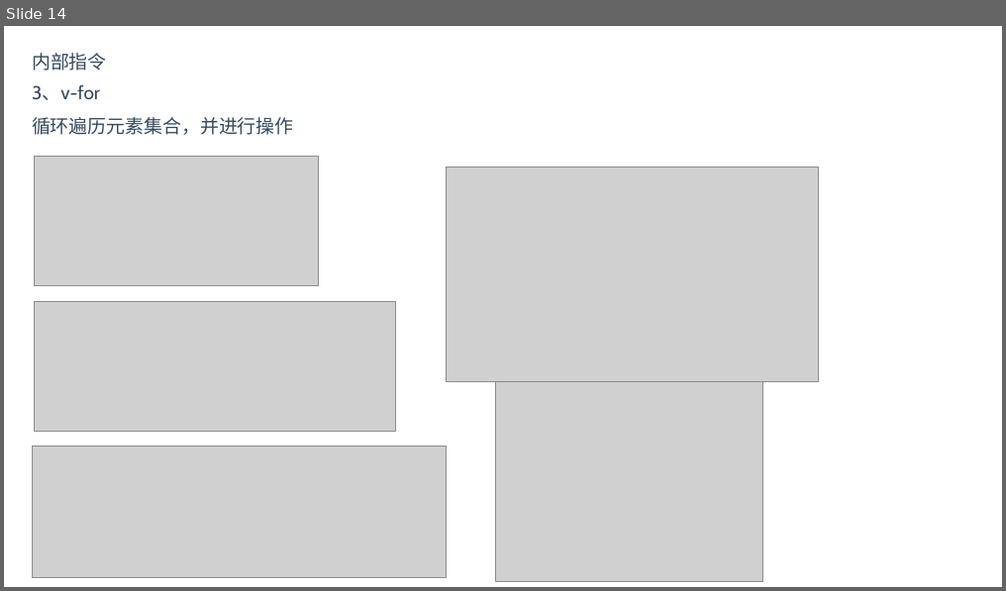
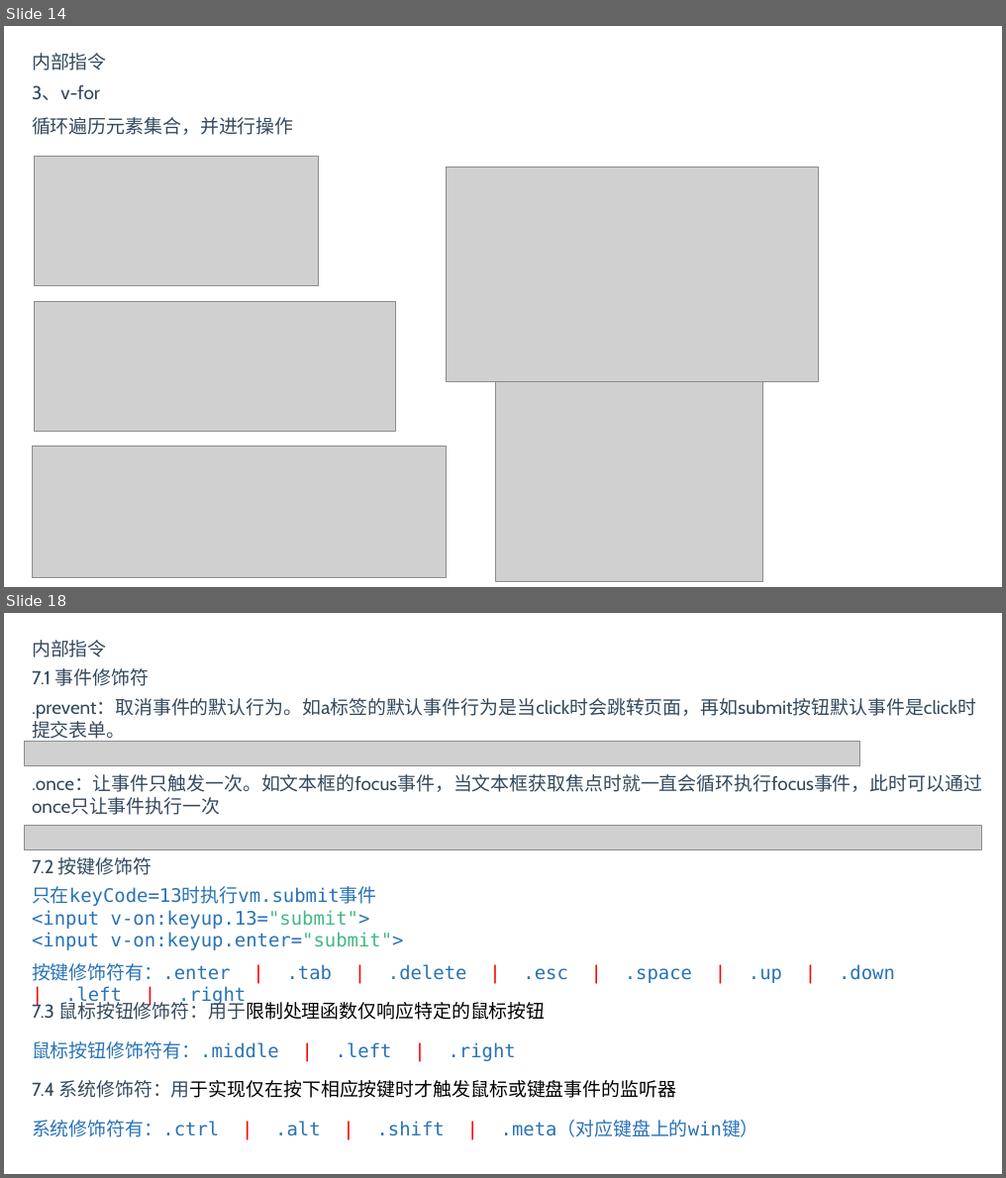
Before and after one commit to BinMarshall/studing, a slide deck: Vue/vue.pptx. Shown one above the other, each under a label of ours: slide 14 before the commit, slides 14 and 18 after it; the slides between them are not shown. The pictures are 1006x591 and 1006x1178 pixels, drawn with LibreOffice and Linux fonts; fonts in the diff are those of the drawing; grey boxes stand for pictures. Boxes give left, top, right and bottom in pixels: in the first picture for what was removed or moved away, otherwise in the second. Text is boxed around its words. In the diff, an @@ line names an element or a change of style, - is before the commit and + after.

```diff
--- a/Vue/vue.pptx
+++ b/Vue/vue.pptx
@@ slide 18 added at box(4, 613, 1002, 1174), background #FFFFFF @@
@@ text added at box(32, 640, 107, 658), 18 pt, text #34495E @@
+内部指令
@@ text added at box(32, 668, 148, 686), 18 pt, text #34495E @@
+7.1 事件修饰符
@@ text added at box(32, 699, 976, 743), 18 pt, text #34495E @@
+.prevent：取消事件的默认行为。如a标签的默认事件行为是当click时会跳转页面，再如submit按钮默认事件是click时提交表单。
@@ picture added at box(24, 742, 860, 766) @@
@@ text added at box(32, 774, 982, 815), 18 pt, text #34495E @@
+.once：让事件只触发一次。如文本框的focus事件，当文本框获取焦点时就一直会循环执行focus事件，此时可以通过once只让事件执行一次
@@ picture added at box(24, 825, 982, 851) @@
@@ text added at box(32, 858, 152, 875), 18 pt, text #34495E @@
+7.2 按键修饰符
@@ text added at box(32, 886, 404, 951), 18 pt, text #2973B7 @@
+只在keyCode=13时执行vm.submit事件
+<input v-on:keyup.13="submit">
+<input v-on:keyup.enter="submit">
@@ text added at box(32, 963, 895, 983), 18 pt, text #2973B7 @@
+按键修饰符有：.enter | .tab | .delete | .esc | .space | .up | .down | .left | .right
@@ text added at box(32, 999, 545, 1020), 18 pt, text #000000 @@
+7.3 鼠标按钮修饰符：用于限制处理函数仅响应特定的鼠标按钮
@@ text added at box(32, 1042, 516, 1061), 18 pt, text #2973B7 @@
+鼠标按钮修饰符有：.middle | .left | .right
@@ text added at box(32, 1080, 677, 1098), 18 pt, text #000000 @@
+7.4 系统修饰符：用于实现仅在按下相应按键时才触发鼠标或键盘事件的监听器
@@ text added at box(32, 1120, 759, 1138), 18 pt, text #2973B7 @@
+系统修饰符有：.ctrl | .alt | .shift | .meta（对应键盘上的win键）
```
Also in this commit, not shown: 8 slides changed, 4 other slides added, 2 slides removed, 1 other file.
